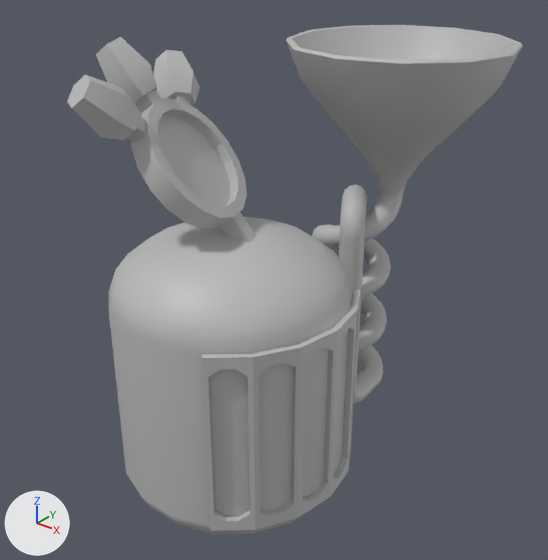
The FBX model Assets/Art/Environment/Props/Models/Env_Props_FlorpReceptor_CW.fbx as it was, and as the next commit left it.
The view is the same before and after, from a camera (50 mm lens) standing at (1.62, -1.78, 2.04) and looking at (-0.05, 0.3, 0.75). Arrows for +X, +Y and +Z are at lower left; the lights stay in place. Where no turn or scale is listed for an object, it has been applied to the vertices.

Names of what the first picture shows: 'Florp_Receptor', 'Florp_Receptor_Alarm_Lights'.
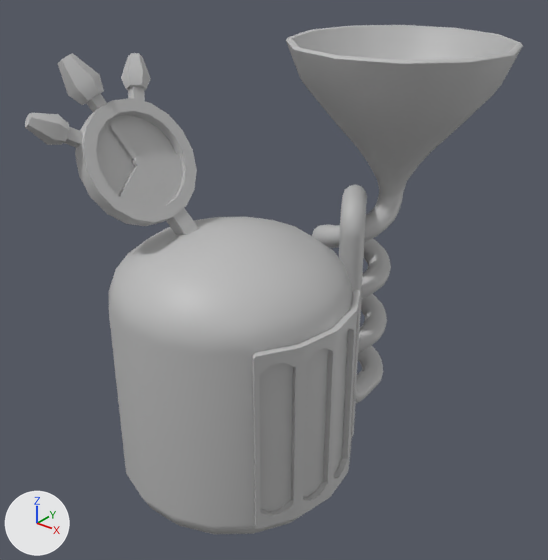
The newer file is also rescaled (x0.878), turned or shifted as a whole; pictures and numbers use the older file's frame.

Pixel boxes (x1, y1, x2, y2) of what changed, in the pictures (548 x 560 px; the box of a moved part takes in the faces that stretch with it):
'Florp_Receptor_Gauge', added
    after: (64, 86, 199, 235)
'Florp_Receptor_Alarm_Lights', deleted
    before: (67, 37, 200, 140)
'Florp_Receptor_Gauge_Alarm_Lights', added
    after: (25, 53, 151, 145)
'Florp_Receptor_Gauge_Hand', added
    after: (110, 122, 137, 159)
part 1 of me_mesh, added
    after: (352, 397, 356, 436)
part 2 of me_mesh, deleted
    before: (127, 90, 256, 242)
part 3 of me_mesh, moved or reshaped
    before: (201, 269, 360, 534)
    after: (203, 269, 360, 534)

What changed in the scene script:
```text
Change me_mesh:
    used by ob_florp_receptor; location = (0.0, 0.0, 0.0)
    remove me_mesh.from_pydata(...)  # 1904 vertices, 1966 faces; spans x -0.43..0.57, y -0.43..1.32, z 0.0..1.6
    add me_mesh.from_pydata(...)  # 1822 vertices, 1860 faces; spans x -0.43..0.57, y -0.43..1.32, z 0.0..1.6
    me_mesh part 1: a new loose piece, an 8-sided cylinder along z spanning x 0.308..0.353, y 0.273..0.318, z 0.191..0.356, in mat_lambert1 (grey #bcbcbc)
    me_mesh part 2: the loose piece of 110 vertices spanning x -0.33..0.16, y -0.31..0.17, z 0.94..1.57 is deleted
    me_mesh part 3
    39 vertices are removed from x 0.22..0.43, y -0.39..0.29, z 0.15..0.83
    146 faces are deleted
    5 vertices move within x 0.33..0.35, y -0.29..0.29, z 0.15..0.83
    22 vertices are added at x 0.33..0.43, y -0.29..0.29, z 0.15..0.83
    23 new vertices lie (0.0, 0.0, -0.07) away from vertices in x 0.33..0.45, y -0.28..0.29, z 0.22..0.83
    22 new vertices lie (0.0, 0.0, 0.07) away from vertices in x 0.34..0.45, y -0.28..0.28, z 0.15..0.76
    182 new faces join them
Add me_mesh_001_1:
    me_mesh_001_1.from_pydata(...)  # 148 vertices, 164 faces; spans x -0.44..0.023, y -0.391..0.076, z -0.019..0.719
    me_mesh_001_1.materials.append(mat_lambert1)  # grey #bcbcbc
Add me_mesh_002:
    me_mesh_002.from_pydata(...)  # 60 vertices, 54 faces; spans x -0.082..0.084, y -0.255..0.257, z -0.143..0.108
    me_mesh_002.materials.append(mat_lambert1)  # grey #bcbcbc
Add me_mesh_003:
    me_mesh_003.from_pydata([(0.0022, -0.0095, -0.0015), (-0.0637, -0.0458, 0.1076), (-0.0655, -0.0207, 0.1141), (0.0009, 0.0093, 0.0033), (-0.0507, -0.036, 0.0865), (-0.052, -0.0173, 0.0914), (-0.0777, -0.0398, 0.1328), (-0.0514, -0.0266, 0.0889), (0.0015, -0.0001, 0.0009)], [], [(6, 7, 5, 2), (7, 8, 3, 5), (4, 7, 6, 1), (0, 8, 7, 4)])
    me_mesh_003.materials.append(mat_lambert1)  # grey #bcbcbc
Remove ob_florp_receptor_alarm_lights:
    ob_florp_receptor_alarm_lights = bpy.data.objects.new('Florp_Receptor_Alarm_Lights', me_mesh_001)
    ob_florp_receptor_alarm_lights.location = (-0.283, -0.11, 1.528)
Add ob_florp_receptor_gauge:
    ob_florp_receptor_gauge = bpy.data.objects.new('Florp_Receptor_Gauge', me_mesh_001_1)
    ob_florp_receptor_gauge.location = (0.0, 0.0, 0.821)
Add ob_florp_receptor_gauge_alarm_lights:
    ob_florp_receptor_gauge_alarm_lights = bpy.data.objects.new('Florp_Receptor_Gauge_Alarm_Lights', me_mesh_002)
    ob_florp_receptor_gauge_alarm_lights.location = (-0.42, -0.211, 1.52)
Add ob_florp_receptor_gauge_hand:
    ob_florp_receptor_gauge_hand = bpy.data.objects.new('Florp_Receptor_Gauge_Hand', me_mesh_003)
    ob_florp_receptor_gauge_hand.location = (-0.278, -0.139, 1.282)
```
